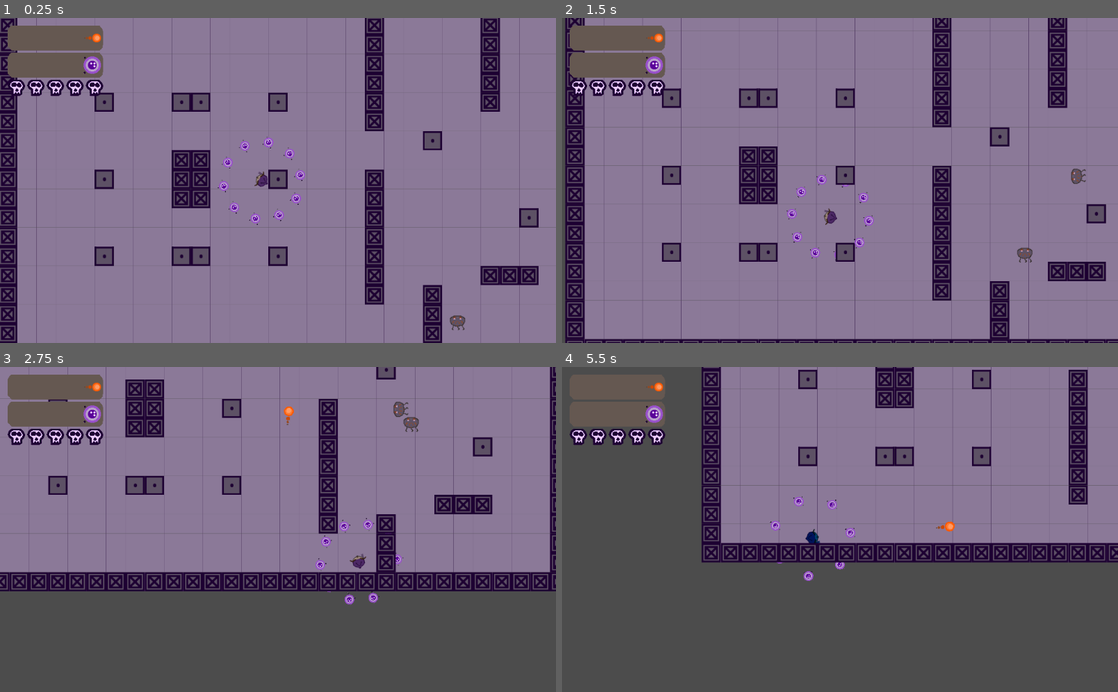
Above: before the commit, frames 1-4 (two rows, left to right).
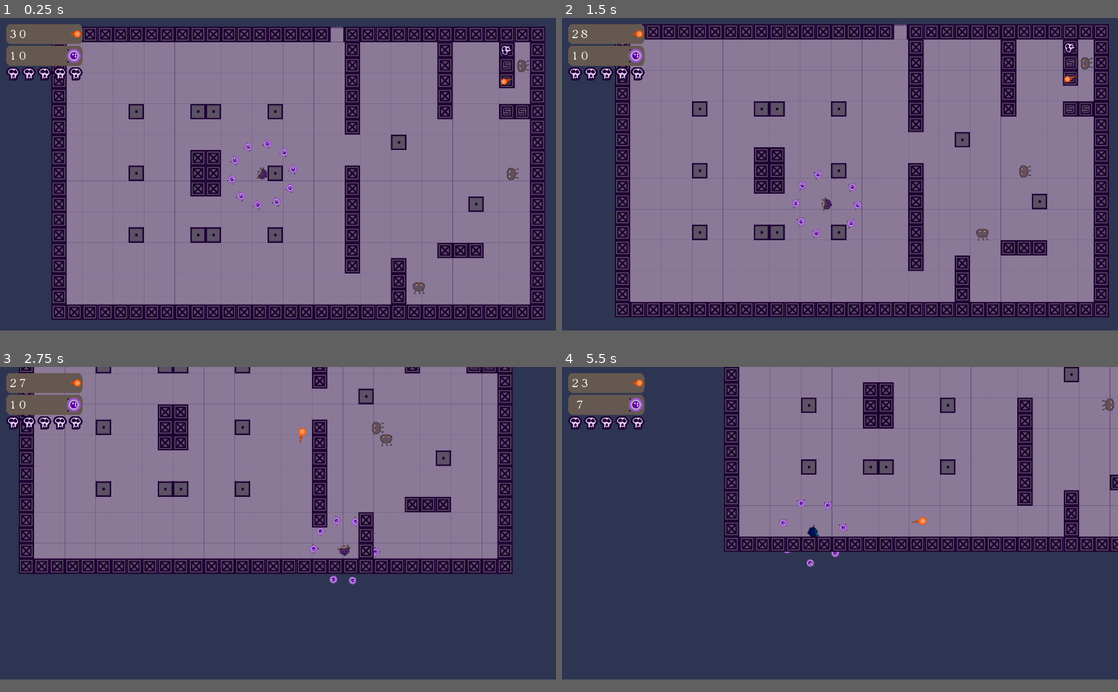
Above: after the commit, the same moments.

Repository: blackmadgames/sacrifices
Game: Godot game, scene res://scenes/game_scenes/Sandbox.tscn
The game is run twice, just before and just after one commit, with the same random seed, the same clock (stepped at 60 frames per second) and the same inputs. The project has no main scene, so this scene is started directly.
Inputs (mouse positions are in pixels of both pictures, inside the frame that each line leads up to):
- Up to frame 1 (0.25 s): no input
- Up to frame 2 (1.5 s): move the mouse to (962, 164) at 0.52 s; hold D (move_right) 0.53-1.28 s; click (962, 164) at 0.6 s; move the mouse to (728, 196) at 1.27 s; hold S (move_down) from 1.28 s (still down); click (728, 196) at 1.35 s
- Up to frame 3 (2.75 s): move the mouse to (333, 458) at 2.02 s; release S (move_down) at 2.03 s; hold D (move_right) from 2.03 s (still down); tap F (interact) at 2.1 s; click (333, 458) at 2.3 s
- Up to frame 4 (5.5 s): move the mouse to (812, 594) at 2.77 s; release D (move_right) at 2.78 s; hold Ctrl (shield_up) 2.78-3.53 s; click (812, 594) at 2.85 s; move the mouse to (1006, 578) at 3.52 s; hold A (move_left) 3.53-5.03 s; click (1006, 578) at 3.6 s; move the mouse to (673, 480) at 4.27 s; tap F (interact) at 4.35 s; click (673, 480) at 4.55 s; move the mouse to (867, 529) at 5.02 s; hold S (move_down) from 5.03 s (still down); click (867, 529) at 5.1 s
In our replay, the window is 800x468 before the commit and 800x450 after it. These sizes can differ from the game's own. Grey fills any space a smaller window leaves; there, only what the larger window draws over its background counts as a difference.

The runs differ from the first frame. In frame 1, 42% of the frame differs, in the area x 0-100%, y 0-100%; in frame 2, 43%; in frame 3, 57%; in frame 4, 64%, in the area x 0-100%, y 0-97%.

Commit message:
Game over screen

Diff:
--- a/gui/font.tres
+++ b/gui/font.tres
@@ -1,6 +1,6 @@
 [gd_resource type="DynamicFont" load_steps=2 format=2]
 
-[ext_resource path="res://gui/Cathzulu.ttf" type="DynamicFontData" id=1]
+[ext_resource path="res://assets/fonts/VenomMincho.ttf" type="DynamicFontData" id=1]
 
 [resource]
 size = 22
--- a/project.godot
+++ b/project.godot
@@ -29,6 +29,11 @@
 "language": "GDScript",
 "path": "res://scripts/systems/EnemySpawner.gd"
 }, {
+"base": "Area2D",
+"class": "Exit",
+"language": "GDScript",
+"path": "res://scripts/systems/Exit.gd"
+}, {
 "base": "Control",
 "class": "GUI",
 "language": "GDScript",
@@ -37,7 +42,7 @@
 "base": "Node2D",
 "class": "ItemCounter",
 "language": "GDScript",
-"path": "res://scripts/ItemCounter.gd"
+"path": "res://scripts/systems/ItemCounter.gd"
 }, {
 "base": "Projectile",
 "class": "PlayerProjectile",
@@ -54,6 +59,7 @@
 "Enemy": "",
 "EnemyProjectile": "",
 "EnemySpawner": "",
+"Exit": "",
 "GUI": "",
 "ItemCounter": "",
 "PlayerProjectile": "",
@@ -65,8 +71,15 @@
 config/name="Sacrifices must be made"
 config/icon="res://assets/art/placeholders/img/soul.png"
 
+[autoload]
+
+Game="*res://scripts/Game.gd"
+SoulStories="*res://scripts/data/SoulStories.gd"
+
 [display]
 
+window/size/width=1280
+window/size/height=720
 mouse_cursor/custom_image="res://assets/art/placeholders/img/cross.png"
 window/stretch/mode="viewport"
 window/stretch/aspect="expand"
@@ -129,4 +142,5 @@
 
 [rendering]
 
+environment/default_clear_color=Color( 0.180392, 0.211765, 0.32549, 1 )
 environment/default_environment="res://default_env.tres"
--- a/scenes/game_scenes/Sandbox.tscn
+++ b/scenes/game_scenes/Sandbox.tscn
@@ -1,12 +1,13 @@
-[gd_scene load_steps=13 format=2]
+[gd_scene load_steps=14 format=2]
 
 [ext_resource path="res://scenes/actors/Player.tscn" type="PackedScene" id=1]
 [ext_resource path="res://assets/art/placeholders/img/tilemap.png" type="Texture" id=2]
-[ext_resource path="res://scenes/Shop.tscn" type="PackedScene" id=3]
+[ext_resource path="res://scenes/systems/Shop.tscn" type="PackedScene" id=3]
 [ext_resource path="res://scripts/PlayerCamera.gd" type="Script" id=4]
 [ext_resource path="res://scenes/gui/GUI.tscn" type="PackedScene" id=5]
 [ext_resource path="res://scenes/systems/EnemySpawner.tscn" type="PackedScene" id=6]
 [ext_resource path="res://assets/music/sacrifices_background.ogg" type="AudioStream" id=7]
+[ext_resource path="res://scenes/systems/Exit.tscn" type="PackedScene" id=8]
 
 [sub_resource type="ConvexPolygonShape2D" id=1]
 points = PoolVector2Array( 0, 0, 32, 0, 32, 32, 0, 32 )
@@ -103,6 +104,9 @@
 format = 1
 tile_data = PoolIntArray( 0, 0, 2, 1, 0, 2, 2, 0, 2, 3, 0, 2, 4, 0, 2, 5, 0, 2, 6, 0, 2, 7, 0, 2, 8, 0, 2, 9, 0, 2, 10, …(8393 unchanged characters)…
 
+[node name="Exit" parent="." instance=ExtResource( 8 )]
+position = Vector2( 592, 16 )
+
 [node name="Shop" parent="." instance=ExtResource( 3 )]
 position = Vector2( 976, 80 )
 rotation = 3.14159
@@ -110,10 +114,12 @@
 [node name="EnemySpawner" parent="." instance=ExtResource( 6 )]
 position = Vector2( 974.175, 304.06 )
 rotation = -1.5708
+delay_between_spawn = 10.0
 spawn_on_ready = true
 
 [node name="EnemySpawner2" parent="." instance=ExtResource( 6 )]
 position = Vector2( 763.129, 560.284 )
+delay_between_spawn = 10.0
 spawn_on_ready = true
 
 [node name="BackgroundMusic" type="AudioStreamPlayer" parent="."]
--- /dev/null
+++ b/scenes/gui/LostSoulStory.tscn
@@ -0,0 +1,38 @@
+[gd_scene load_steps=3 format=2]
+
+[ext_resource path="res://scenes/gui/SoulScreenIcon.tscn" type="PackedScene" id=1]
+[ext_resource path="res://gui/theme.tres" type="Theme" id=2]
+
+[node name="LostSoulStory" type="HBoxContainer"]
+anchor_top = 0.5
+anchor_right = 1.0
+anchor_bottom = 0.5
+margin_top = -39.0
+margin_bottom = 39.0
+rect_min_size = Vector2( 0, 64 )
+theme = ExtResource( 2 )
+alignment = 1
+__meta__ = {
+"_edit_use_anchors_": false
+}
+
+[node name="SoulIcon" parent="." instance=ExtResource( 1 )]
+anchor_left = 0.0
+anchor_top = 0.0
+anchor_right = 0.0
+anchor_bottom = 0.0
+margin_left = 350.0
+margin_top = 0.0
+margin_right = 414.0
+margin_bottom = 231.0
+rect_min_size = Vector2( 64, 64 )
+stretch_mode = 5
+rotation_speed = 0
+
+[node name="Label" type="Label" parent="."]
+margin_left = 418.0
+margin_right = 930.0
+margin_bottom = 231.0
+rect_min_size = Vector2( 512, 0 )
+text = "was a biomass plant technician who always dreamed of scuba diving in Oceania until she consumed tea, cakes, and wine laced with cyanide, was shot twice, and drowned in a river"
+autowrap = true
--- /dev/null
+++ b/scenes/gui/SoulScreenIcon.tscn
@@ -0,0 +1,21 @@
+[gd_scene load_steps=3 format=2]
+
+[ext_resource path="res://assets/art/placeholders/img/soul.png" type="Texture" id=1]
+[ext_resource path="res://scripts/gui/SoulScreenIcon.gd" type="Script" id=2]
+
+[node name="SoulIcon" type="TextureRect"]
+anchor_left = 0.5
+anchor_top = 0.5
+anchor_right = 0.5
+anchor_bottom = 0.5
+margin_left = -16.0
+margin_top = -16.0
+margin_right = 16.0
+margin_bottom = 16.0
+rect_min_size = Vector2( 64, 32 )
+rect_pivot_offset = Vector2( 32, 16 )
+texture = ExtResource( 1 )
+script = ExtResource( 2 )
+__meta__ = {
+"_edit_use_anchors_": false
+}
--- /dev/null
+++ b/scenes/screens/GameOver.tscn
@@ -0,0 +1,66 @@
+[gd_scene load_steps=4 format=2]
+
+[ext_resource path="res://gui/theme.tres" type="Theme" id=1]
+[ext_resource path="res://scripts/gui/SoulsSavedContainer.gd" type="Script" id=2]
+[ext_resource path="res://scripts/screens/GameOver.gd" type="Script" id=3]
+
+[node name="GameOverScreen" type="Control"]
+anchor_right = 1.0
+anchor_bottom = 1.0
+script = ExtResource( 3 )
+__meta__ = {
+"_edit_use_anchors_": false
+}
+
+[node name="VBoxContainer" type="VBoxContainer" parent="."]
+anchor_right = 1.0
+anchor_bottom = 1.0
+__meta__ = {
+"_edit_use_anchors_": false
+}
+
+[node name="Label" type="Label" parent="VBoxContainer"]
+margin_right = 1280.0
+margin_bottom = 64.0
+rect_min_size = Vector2( 0, 64 )
+theme = ExtResource( 1 )
+text = "Souls put to rest"
+align = 1
+valign = 1
+
+[node name="SoulsCountLabel" type="Label" parent="VBoxContainer"]
+margin_top = 68.0
+margin_right = 1280.0
+margin_bottom = 132.0
+rect_min_size = Vector2( 0, 64 )
+theme = ExtResource( 1 )
+align = 1
+valign = 1
+
+[node name="SoulsSavedContainer" type="HBoxContainer" parent="VBoxContainer"]
+margin_top = 136.0
+margin_right = 1280.0
+margin_bottom = 136.0
+alignment = 1
+script = ExtResource( 2 )
+
+[node name="Label2" type="Label" parent="VBoxContainer"]
+visible = false
+margin_top = 136.0
+margin_right = 1280.0
+margin_bottom = 200.0
+rect_min_size = Vector2( 0, 64 )
+theme = ExtResource( 1 )
+text = "Lost souls"
+align = 1
+valign = 1
+
+[node name="LostSoulsCountLabel" type="Label" parent="VBoxContainer"]
+visible = false
+margin_top = 136.0
+margin_right = 1280.0
+margin_bottom = 200.0
+rect_min_size = Vector2( 0, 64 )
+theme = ExtResource( 1 )
+align = 1
+valign = 1
--- /dev/null
+++ b/scenes/systems/Exit.tscn
@@ -0,0 +1,14 @@
+[gd_scene load_steps=3 format=2]
+
+[ext_resource path="res://scripts/systems/Exit.gd" type="Script" id=1]
+
+[sub_resource type="RectangleShape2D" id=1]
+extents = Vector2( 16, 16 )
+
+[node name="Exit" type="Area2D"]
+collision_layer = 0
+script = ExtResource( 1 )
+
+[node name="CollisionShape2D" type="CollisionShape2D" parent="."]
+shape = SubResource( 1 )
+[connection signal="body_entered" from="." to="." method="_on_Exit_body_entered"]
--- a/scenes/Shop.tscn
+++ b/scenes/systems/Shop.tscn
@@ -4,7 +4,8 @@
 [ext_resource path="res://assets/art/placeholders/img/player_projectile.png" type="Texture" id=2]
 [ext_resource path="res://assets/art/placeholders/img/demon.png" type="Texture" id=3]
 [ext_resource path="res://assets/art/placeholders/img/skull.png" type="Texture" id=4]
-[ext_resource path="res://scripts/Shop.gd" type="Script" id=5]
+[ext_resource path="res://scripts/systems/Shop.gd" type="Script" id=5]
+
 
 [node name="Shop" type="Node2D"]
 script = ExtResource( 5 )
--- a/scenes/systems/ShopCounter.tscn
+++ b/scenes/systems/ShopCounter.tscn
@@ -1,6 +1,7 @@
 [gd_scene load_steps=3 format=2]
 
-[ext_resource path="res://scripts/ItemCounter.gd" type="Script" id=1]
+[ext_resource path="res://scripts/systems/ItemCounter.gd" type="Script" id=1]
+
 
 [sub_resource type="RectangleShape2D" id=1]
 extents = Vector2( 16, 16 )
--- /dev/null
+++ b/scripts/Game.gd
@@ -0,0 +1,4 @@
+extends Node
+
+const INITIAL_SOULS_COUNT = 10
+var souls_count: = INITIAL_SOULS_COUNT
--- a/scripts/actors/Player.gd
+++ b/scripts/actors/Player.gd
@@ -11,13 +11,12 @@
 var max_gun_ammo: int = 30
 onready var gun_ammo = max_gun_ammo
 
-var souls_count: int = 10
 var shield_cost: int = 3
 var shield_up: bool = false
 
 func _ready() -> void:
-    $SoulsCircle.start(souls_count)
-    $".."/CanvasLayer/GUI.initialize(gun_ammo, souls_count, hp)
+    $SoulsCircle.start(Game.souls_count)
+    $".."/CanvasLayer/GUI.initialize(gun_ammo, Game.souls_count, hp)
 
 func _process(_delta: float) -> void:
     look_at(get_global_mouse_position())
@@ -40,7 +39,7 @@
     if Input.is_action_just_pressed("fire") && gun_ammo != 0:
         gun_ammo -= 1
         emit_signal("fire", get_parent(), gun_ammo)
-    if (Input.is_action_just_pressed("shield_up") && souls_count >= 3 &&
+    if (Input.is_action_just_pressed("shield_up") && Game.souls_count >= 3 &&
         not shield_up && $ShieldCooldownTimer.get_time_left() == 0):
         for _i in range(shield_cost):
             spend_soul()
@@ -50,15 +49,15 @@
         $ShieldUpTimer.start()
 
 func spend_soul() -> void:
-    souls_count -= 1
-    emit_signal("soul_lost", souls_count)
+    Game.souls_count -= 1
+    emit_signal("soul_lost", Game.souls_count)
 
 func _on_Player_die() -> void:
     # For Debug purpose: restarting the scene
     get_tree().change_scene(get_tree().get_current_scene().get_filename())
 
 func _on_Shop_checkout_item(item_type) -> void:
-    if souls_count != 0:
+    if Game.souls_count != 0:
         spend_soul()
 
         if item_type == Enum.ItemTypes.AMMO:
--- /dev/null
+++ b/scripts/data/SoulStories.gd
@@ -0,0 +1,104 @@
+extends Node
+
+const STORIES = [
+    "was a pawn shop clerk who always dreamed of inventing an original signature cocktail until he died a of botched amputation",
+    "was an Immigration and Customs inspector who always dreamed of publishing a book of haikus until she slipped on ice and drowned in frozen water",
+    "was a banker who always dreamed of climbing a mountain until he caught a sudden fever and died",
+    "was an accountant who always dreamed of going fishing in Alaska until he slipped on ice and drowned in frozen water",
+    "was a financian analyst who always dreamed of building she own house until she was killed by a cop gone rogue",
+    "was an airline pilot who always dreamed of publishing a book of haikus until she was beaten to death with a baguette by a depressed aerospace engineer",
+    "was a creative writer who always dreamed of learning to make Moroccan tea until she was hit by lightning",
+    "was a banker who always dreamed of meeting the Dalai Lama until she consumed tea, cakes, and wine laced with cyanide, was shot twice, and drowned in a river",
+    "was a motel clerk who always dreamed of having a daughter until she slipped on ice and drowned in frozen water",
+    "was an airline pilot who always dreamed of learning to throw pottery until she swallowed a toothpick and died",
+    "was a motel clerk who always dreamed of climbing a mountain until she was hit by lightning",
+    "was a pest control worker who always dreamed of inventing an original signature cocktail until she was hit by a tiny meteorite",
+    "was a critical care nurse who always dreamed of learning to make Moroccan tea until she died a of botched amputation",
+    "was a dentist who always dreamed of inventing an original signature cocktail until she died a of botched amputation",
+    "was a creative writer who always dreamed of having a daughter until she consumed tea, cakes, and wine laced with cyanide, was shot twice, and drowned in a river",
+    "was a plumber who always dreamed of climbing a mountain until she died a of botched amputation",
+    "was a government service executive who always dreamed of creating a scrapbook until she died a of botched amputation",
+    "was a biomass plant technician who always dreamed of scuba diving in Oceania until she consumed tea, cakes, and wine laced with cyanide, was shot twice, and drowned in a river",
+    "was a bus driver who always dreamed of visiting the Grand Canyon until she ate a bad sushi and died",
+    "was a CEO who always dreamed of climbing a mountain until she was beaten to death with a baseball bat by a jealous wife",
+    "was a barber who always dreamed of building she own house until she chocked on the cocoa powder of a tiramisu and died",
+    "was a banker who always dreamed of scuba diving in Oceania until she slipped on ice and drowned in frozen water",
+    "was a butcher who always dreamed of visiting the Grand Canyon until she was killed by a jealous wife",
+    "was a butcher who always dreamed of painting a masterpiece until she caught a sudden fever and died",
+    "was a financian analyst who always dreamed of running a marathon until she chocked on the cocoa powder of a tiramisu and died",
+    "was a CEO who always dreamed of publishing a book of haikus until she died a of botched amputation",
+    "was a bartender who always dreamed of climbing a mountain until she survived choking on a Pretzel, only to by killed by a zealous nun right after",
+    "was a pawn shop clerk who always dreamed of having a daughter until she consumed tea, cakes, and wine laced with cyanide, was shot twice, and drowned in a river",
+    "was a janitor who always dreamed of inventing an original signature cocktail until she swallowed a toothpick and died",
+    "was a bus driver who always dreamed of scuba diving in Oceania until she was beaten to death with a baguette by an Elvis Persley impersonator",
+    "was an animal trainer who always dreamed of creating a scrapbook until she was beaten to death with a baguette by an Elvis Persley impersonator",
+    "was a telemarketer who always dreamed of learning to play Stairway to Heaven on the guitar until she died in a Segway crash",
+    "was a robotics engineer who always dreamed of going fishing in Alaska until she was hit by a tiny meteorite",
+    "was an airline pilot who always dreamed of inventing an original signature cocktail until she was hit by a tiny meteorite",
+    "was an archivist who always dreamed of having a daughter until she caught a sudden fever and died",
+    "was a pest control worker who always dreamed of going to space until she slipped on ice and drowned in frozen water",
+    "was a creative writer who always dreamed of going to space until she was hit by a tiny meteorite",
+    "was a janitor who always dreamed of going fishing in Alaska until she was hit by a tiny meteorite",
+    "was a taxi driver who always dreamed of having a son until she died in a Segway crash",
+    "was a pest control worker who always dreamed of publishing a book of haikus until she swallowed a toothpick and died",
+    "was a butcher who always dreamed of having a daughter until she ate a bad sushi and died",
+    "was a butcher who always dreamed of building she own house until she was hit by lightning",
+    "was a taxi driver who always dreamed of learning to make Moroccan tea until she was hit by a tiny meteorite",
+    "was a telemarketer who always dreamed of going to space until she chocked on the cocoa powder of a tiramisu and died",
+    "was a painter who always dreamed of scuba diving in Oceania until she survived choking on a Pretzel, only to by killed by a zealous nun right after",
+    "was an archivist who always dreamed of going to space until she caught a sudden fever and died",
+    "was a motel clerk who always dreamed of going fishing in Alaska until she caught a sudden fever and died",
+    "was a motel clerk who always dreamed of crossing the ocean until she consumed tea, cakes, and wine laced with cyanide, was shot twice, and drowned in a river",
+    "was a cook who always dreamed of climbing a mountain until she was beaten to death with a Bible by a depressed aerospace engineer",
+    "was a motel clerk who always dreamed of finding a person he could truly love until he caught a sudden fever and died",
+    "was a statistician who always dreamed of climbing a mountain until he slipped on ice and drowned in frozen water",
+    "was a painter who always dreamed of finding a person he could truly love until he was hit by lightning",
+    "was a janitor who always dreamed of inventing an original signature cocktail until he was hit by lightning",
+    "was an animal trainer who always dreamed of publishing a book of haikus until he died in a Segway crash",
+    "was a music producer who always dreamed of building he own house until he survived choking on a Pretzel, only to by killed by a hungry bear right after",
+    "was a painter who always dreamed of having a son until he was hit by a tiny meteorite",
+    "was a sales representative who always dreamed of creating a scrapbook until he died in a Segway crash",
+    "was a music producer who always dreamed of scuba diving in Oceania until he was beaten to death with a Bible by a zealous nun",
+    "was an accountant who always dreamed of creating a scrapbook until he was beaten to death with a baguette by a depressed dentist",
+    "was a dentist who always dreamed of learning to make Moroccan tea until he slipped on ice and drowned in frozen water",
+    "was a security guard who always dreamed of climbing a mountain until he was killed by a zealous nun",
+    "was an archeologist who always dreamed of building he own house until he was hit by a tiny meteorite",
+    "was an archivist who always dreamed of having a son until he survived choking on a Pretzel, only to by killed by a cop gone rogue right after",
+    "was a plumber who always dreamed of scuba diving in Oceania until he died a of botched amputation",
+    "was a tax attorney who always dreamed of finding a person he could truly love until he was killed by an Elvis Persley impersonator",
+    "was a baker who always dreamed of painting a masterpiece until he swallowed a toothpick and died",
+    "was a critical care nurse who always dreamed of painting a masterpiece until he was beaten to death with a baguette by a zealous nun",
+    "was a telemarketer who always dreamed of learning to make Moroccan tea until he died a of botched amputation",
+    "was an archeologist who always dreamed of meeting the Dalai Lama until he ate a bad sushi and died",
+    "was an animal trainer who always dreamed of scuba diving in Oceania until he survived choking on a Pretzel, only to by killed by a serial-killing nurse right after",
+    "was a flight attendant who always dreamed of learning to make Moroccan tea until he ate a bad sushi and died",
+    "was a telemarketer who always dreamed of going to space until he slipped on ice and drowned in frozen water",
+    "was a baker who always dreamed of learning to play Stairway to Heaven on the guitar until he chocked on the cocoa powder of a tiramisu and died",
+    "was a creative writer who always dreamed of painting a masterpiece until he died a of botched amputation",
+    "was a journalist who always dreamed of climbing a mountain until he was hit by a tiny meteorite",
+    "was a telemarketer who always dreamed of going fishing in Alaska until he survived choking on a Pretzel, only to by killed by a hungry bear right after",
+    "was a statistician who always dreamed of painting a masterpiece until he was hit by a tiny meteorite",
+    "was a security guard who always dreamed of learning to make Moroccan tea until he died in a Segway crash",
+    "was a bus driver who always dreamed of going to space until he swallowed a toothpick and died",
+    "was an airline pilot who always dreamed of going to space until he ate a bad sushi and died",
+    "was a tax attorney who always dreamed of visiting New Zealand until he swallowed a toothpick and died",
+    "was a janitor who always dreamed of having a daughter until he consumed tea, cakes, and wine laced with cyanide, was shot twice, and drowned in a river",
+    "was a pest control worker who always dreamed of learning to throw pottery until he caught a sudden fever and died",
+    "was a cook who always dreamed of having a daughter until he died a of botched amputation",
+    "was an aerospace engineer who always dreamed of running a marathon until he chocked on the cocoa powder of a tiramisu and died",
+    "was a bartender who always dreamed of creating a scrapbook until he slipped on ice and drowned in frozen water",
+    "was a financian analyst who always dreamed of learning to throw pottery until he died a of botched amputation",
+    "was an Immigration and Customs inspector who always dreamed of learning to play Stairway to Heaven on the guitar until he ate a bad sushi and died",
+    "was an archivist who always dreamed of creating a scrapbook until he was hit by a tiny meteorite",
+    "was a banker who always dreamed of visiting New Zealand until he was beaten to death with a pipe by a serial-killing nurse",
+    "was a cook who always dreamed of going fishing in Alaska until he swallowed a toothpick and died",
+    "was an aerospace engineer who always dreamed of painting a masterpiece until he died a of botched amputation",
+    "was a plumber who always dreamed of painting a masterpiece until he was hit by lightning",
+    "was a government service executive who always dreamed of climbing a mountain until he was hit by lightning",
+    "was a financian analyst who always dreamed of scuba diving in Oceania until he died a of botched amputation",
+    "was a flight attendant who always dreamed of having a daughter until he swallowed a toothpick and died",
+    "was a journalist who always dreamed of meeting the Dalai Lama until he ate a bad sushi and died",
+    "was a baker who always dreamed of learning to make Moroccan tea until he was hit by a tiny meteorite",
+    "was a Human Resources consultant who always dreamed of going to space until he was hit by lightning",
+    "was a teacher who always dreamed of painting a masterpiece until he swallowed a toothpick and died"
+]
--- /dev/null
+++ b/scripts/gui/SoulScreenIcon.gd
@@ -0,0 +1,7 @@
+extends TextureRect
+
+export var rotation_speed = 200
+
+func _process(delta: float) -> void:
+    if rotation_speed != 0:
+        rect_rotation += delta * rotation_speed
--- /dev/null
+++ b/scripts/gui/SoulsSavedContainer.gd
@@ -0,0 +1,8 @@
+extends HBoxContainer
+
+const SOUL_ICON_SCENE = preload("res://scenes/gui/SoulScreenIcon.tscn")
+
+func initialize(souls_count: int) -> void:
+    for _i in range(souls_count):
+        var instance = SOUL_ICON_SCENE.instance()
+        add_child(instance)
--- /dev/null
+++ b/scripts/screens/GameOver.gd
@@ -0,0 +1,36 @@
+extends Control
+
+const LOST_SOUL_STORY_SCENE = preload("res://scenes/gui/LostSoulStory.tscn")
+
+var display_lost_souls = false
+var soul_stories_count = 0
+onready var lost_souls = Game.INITIAL_SOULS_COUNT - Game.souls_count
+
+func _ready() -> void:
+    $VBoxContainer/SoulsSavedContainer.initialize(Game.souls_count)
+    $VBoxContainer/SoulsCountLabel.text = str(Game.souls_count)
+    $VBoxContainer/LostSoulsCountLabel.text = str(lost_souls)
+
+func _process(_delta: float) -> void:
+    if Input.is_action_just_pressed("fire"):
+        if !display_lost_souls:
+            _display_lost_souls()
+        elif soul_stories_count < lost_souls:
+            _display_lost_soul_story()
+        else:
+            get_tree().change_scene("res://scenes/game_scenes/Sandbox.tscn")
+
+func _display_lost_souls() -> void:
+    display_lost_souls = true
+    $VBoxContainer/Label2.visible = true
+    $VBoxContainer/LostSoulsCountLabel.visible = true
+
+func _display_lost_soul_story() -> void:
+    if soul_stories_count == 0:
+        var instance = LOST_SOUL_STORY_SCENE.instance()
+        $VBoxContainer.add_child(instance)
+
+    soul_stories_count += 1
+    var story = SoulStories.STORIES[randi() % SoulStories.STORIES.size()]
+    story += "\n\nThis soul will never know peace..."
+    $VBoxContainer/LostSoulStory/Label.text = str(story)
--- /dev/null
+++ b/scripts/systems/Exit.gd
@@ -0,0 +1,6 @@
+extends Area2D
+class_name Exit
+
+func _on_Exit_body_entered(body: Node) -> void:
+    if body.is_in_group("Player"):
+        get_tree().change_scene("res://scenes/screens/GameOver.tscn")
Binary file added: assets/fonts/VenomMincho.ttf
Renamed: scripts/ItemCounter.gd -> scripts/systems/ItemCounter.gd
Renamed: scripts/Shop.gd -> scripts/systems/Shop.gd
